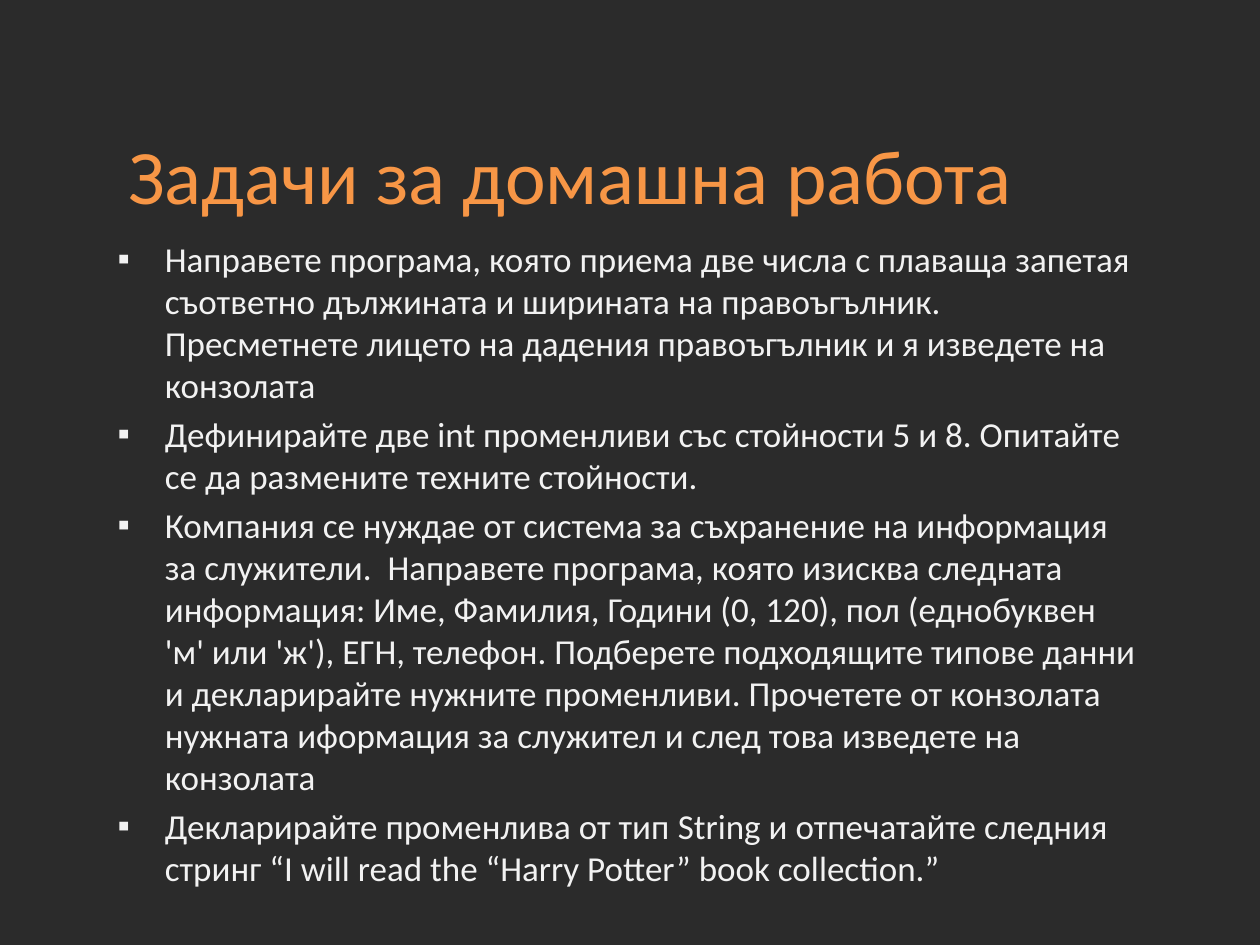
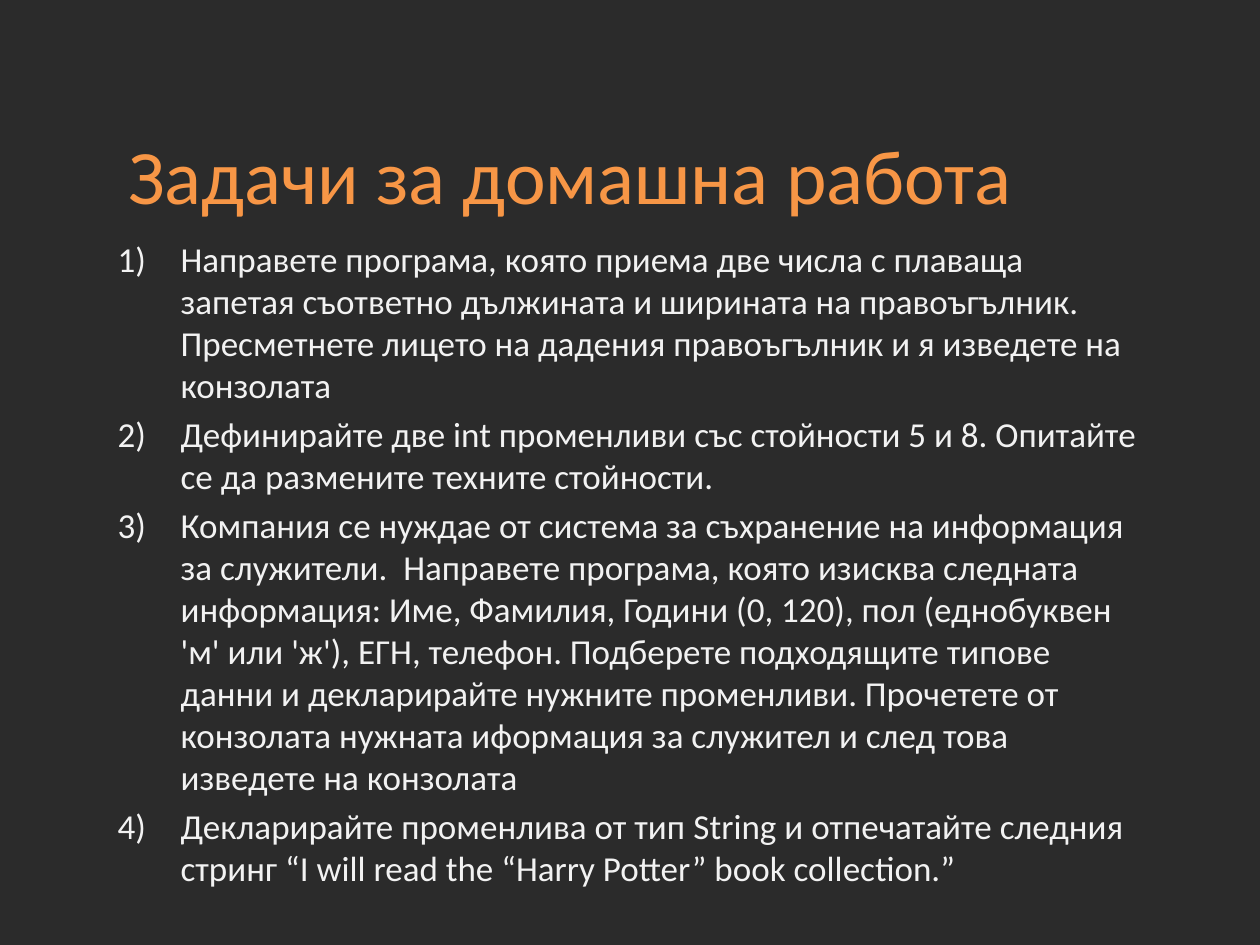
Before and after one commit to Academy-Soft-Intellect/Java-Course, a slide deck: slide 28 of 02-JAVA-Basics.pptx. Drawn at 1260x945 pixels with LibreOffice and Linux fonts; fonts in the diff are those of the drawing; background and template pictures are left out; a plain dark background stands for a picture behind light text. Boxes give left, top, right and bottom in pixels: in the first picture for what was removed or moved away, otherwise in the second. Text is boxed around its words. In the diff, an @@ line names an element or a change of style, - is before the commit and + after.

```diff
--- a/02-JAVA-Basics.pptx
+++ b/02-JAVA-Basics.pptx
@@ text "Направете програма, която приема две ..." at bbox=[181, 249, 1135, 887]: bullet ▪ to 1) @@
```
Also in this commit, not shown: 1 other slide changed, 39 other files.
